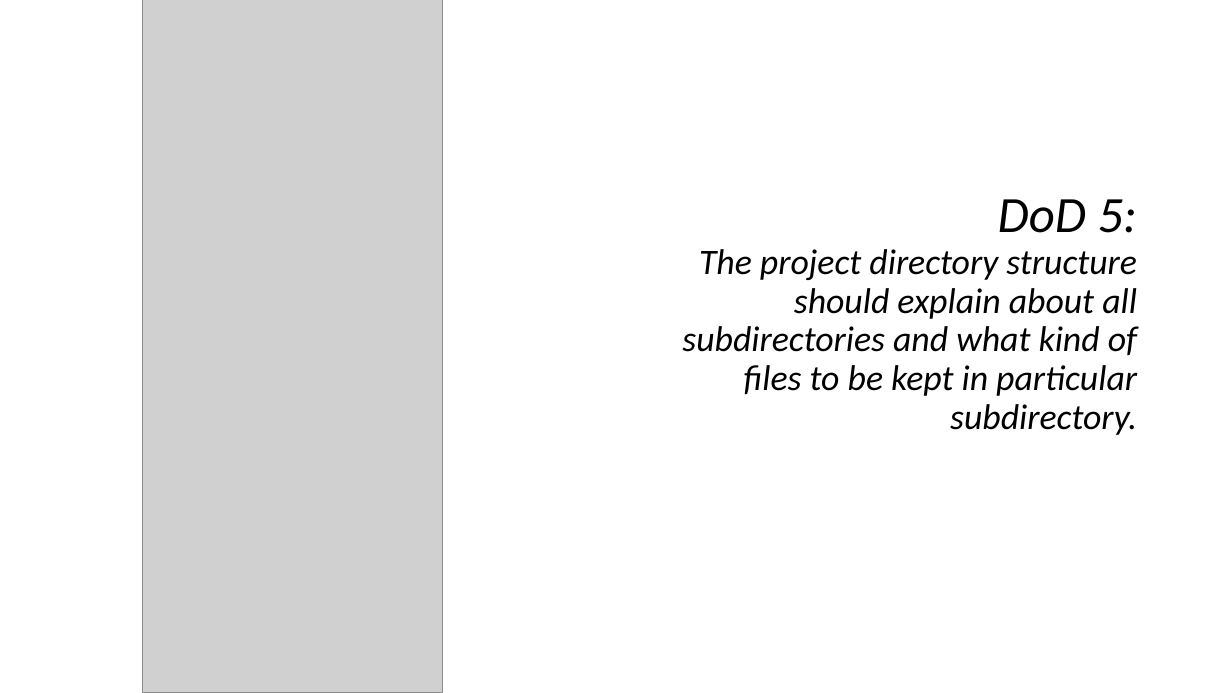
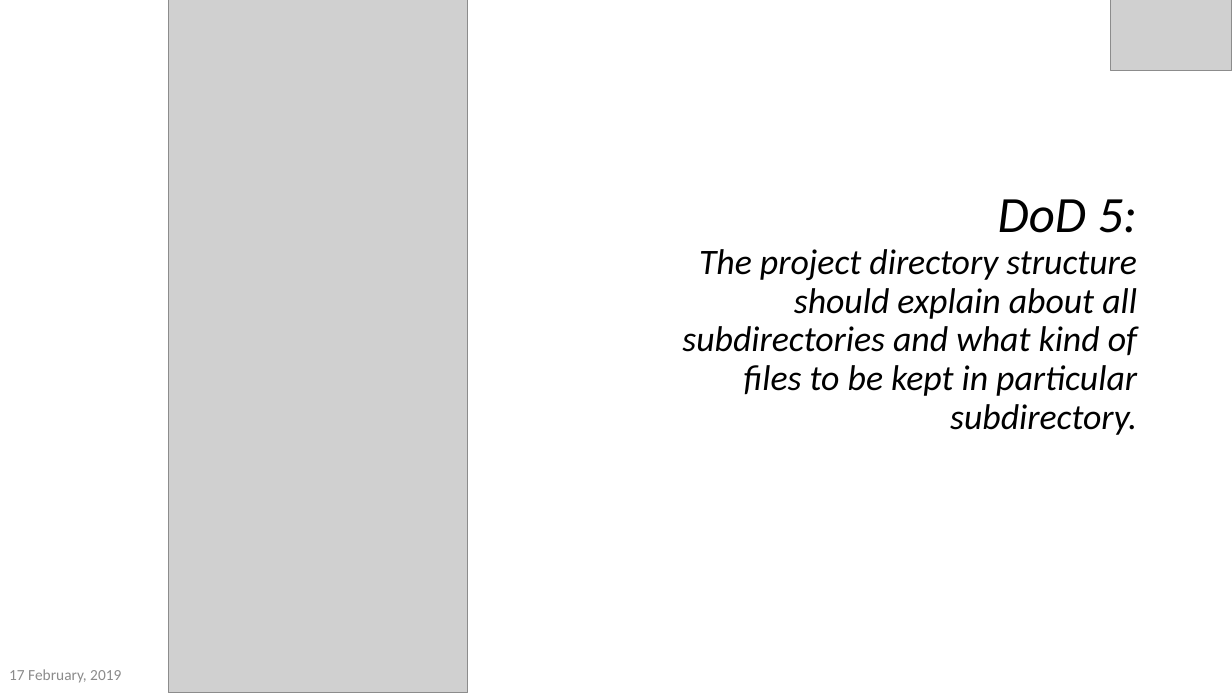
Before and after one commit to akmak1103/DownloadManager, a slide deck: slide 11 of FinalPresentation.pptx. Drawn at 1232x693 pixels with LibreOffice and Linux fonts; fonts in the diff are those of the drawing; grey boxes stand for pictures; background and template pictures are left out. Boxes give left, top, right and bottom in pixels: in the first picture for what was removed or moved away, otherwise in the second. Text is boxed around its words. In the diff, an @@ line names an element or a change of style, - is before the commit and + after.

```diff
--- a/FinalPresentation.pptx
+++ b/FinalPresentation.pptx
@@ picture: place and size @@
-picture at box(143, 0, 443, 693)
+picture at box(168, 0, 468, 693)
@@ picture added at box(1111, 0, 1232, 71) @@
@@ text added at box(9, 669, 121, 683), 12 pt, text #8C8C8C @@
+17 February, 2019
```
Also in this commit, not shown: 16 other slides changed, 9 other files.
